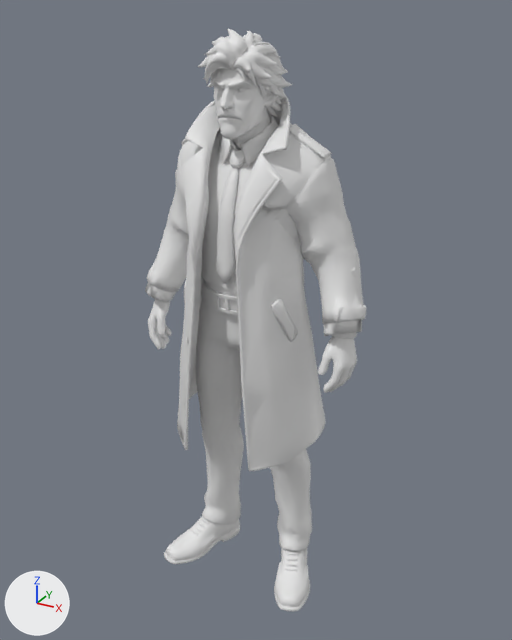
The Blender file ASSETS/MODELS/fit/COAT_FIT_MALE.blend, before and after one commit.
Rendered twice from a 50 mm camera at (0.56, -0.983, 1.027) aimed at (0.007, 0.022, 0.524). The lights are fixed; the arrows at lower left show +X, +Y and +Z. The older version comes first.

The first picture shows 'Body_Hair', 'Body_Hands', 'Body_Head', 'Outfit_Coat.001', 'Outfit_Shirt', 'Outfit_Shoes', 'Outfit_Tie', 'Outfit_Trousers' and 2 more.
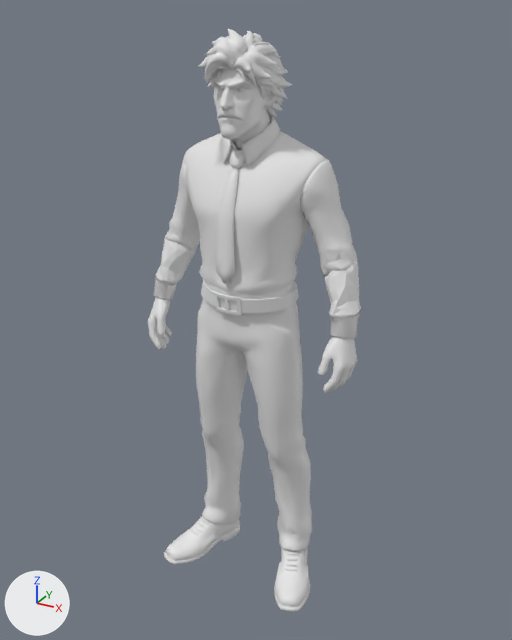
The change, as a diff of the scene's bpy script:
```diff
--- a/ASSETS/MODELS/fit/COAT_FIT_MALE.blend.py
+++ b/ASSETS/MODELS/fit/COAT_FIT_MALE.blend.py
@@ ob_outfit_coat_001 @@
 ob_outfit_coat_001.scale = (1.01, 1.07, 1.01)
+ob_outfit_coat_001.hide_render = True
```

Pixel boxes (x1, y1, x2, y2) of what changed, in the pictures (512 x 640 px):
'Outfit_Coat.001', hidden: before (145, 98, 366, 471)
'Outfit_Shirt', unchanged, uncovered by the edit: before (201, 115, 360, 308); after (156, 115, 361, 318)
